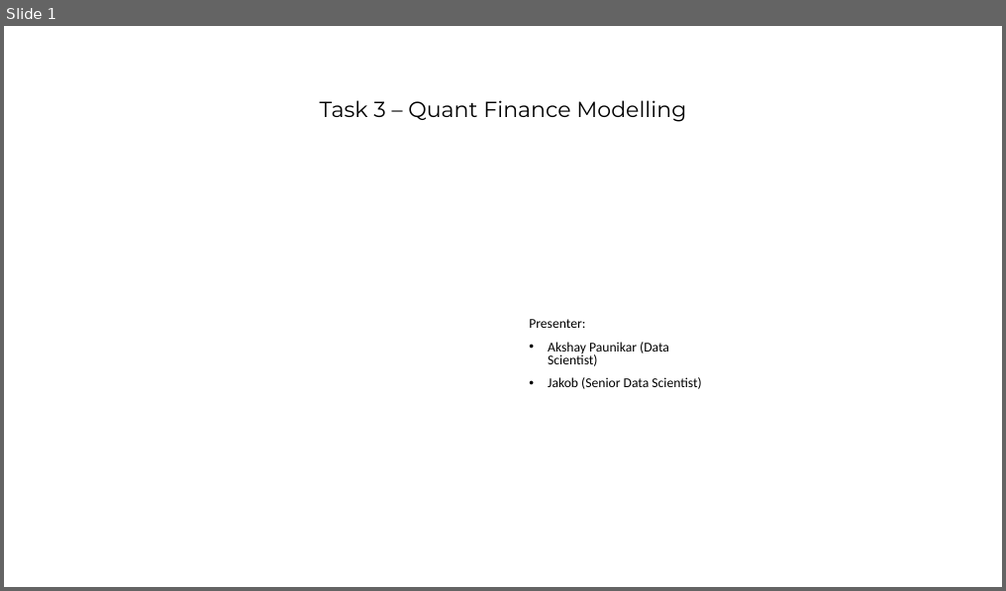
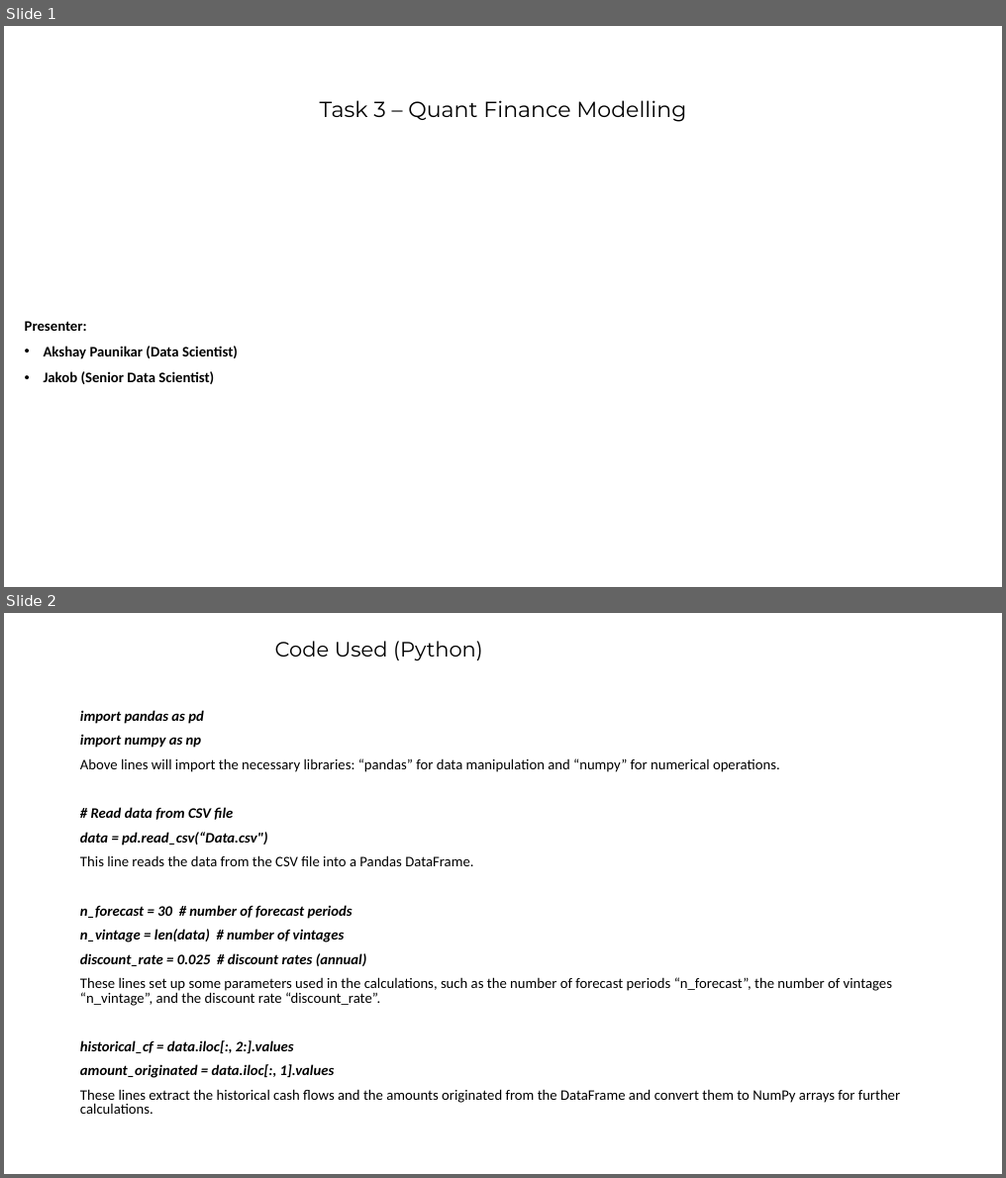
Before and after one commit to Akshay-Paunikar/Forage_Virtual_Internship_Program, a slide deck: PWC - Digital Intelligence/Task 3 - Quant Finance Modelling/Task_3_Quant_Finance_Modelling.pptx. Shown one above the other, each under a label of ours: slide 1 before the commit, slides 1 and 2 after it. The pictures are 1006x591 and 1006x1178 pixels, drawn with LibreOffice and Linux fonts; fonts in the diff are those of the drawing; background and template pictures are left out. Boxes give left, top, right and bottom in pixels: in the first picture for what was removed or moved away, otherwise in the second. Text is boxed around its words. In the diff, an @@ line names an element or a change of style, - is before the commit and + after.

```diff
--- a/PWC - Digital Intelligence/Task 3 - Quant Finance Modelling/Task_3_Quant_Finance_Modelling.pptx
+++ b/PWC - Digital Intelligence/Task 3 - Quant Finance Modelling/Task_3_Quant_Finance_Modelling.pptx
@@ slide 2 added at (4,613,1002,1174), background #FFFFFF @@
@@ title added at (275,641,483,661), 20 pt, text #000000 @@
+Code Used (Python)
@@ text added at (80,710,900,1114), 14 pt, text #000000 @@
+import pandas as pd
+import numpy as np
+Above lines will import the necessary libraries: “pandas” for data manipulation and “numpy” for numerical operations.
+# Read data from CSV file
+data = pd.read_csv(“Data.csv")
+This line reads the data from the CSV file into a Pandas DataFrame.
+n_forecast = 30 # number of forecast periods
+n_vintage = len(data) # number of vintages
+discount_rate = 0.025 # discount rates (annual)
+These lines set up some parameters used in the calculations, such as the number of forecast periods “n_forecast”, the number of vintages “n_vintage”, and the discount rate “discount_rate”.
+historical_cf = data.iloc[:, 2:].values
+amount_originated = data.iloc[:, 1].values
+These lines extract the historical cash flows and the amounts originated from the DataFrame and convert them to NumPy arrays for further calculations.
@@ slide 1 changed as well @@
@@ text "Presenter:": place and size @@
-text "Presenter:" at (529,319,701,389)
+text "Presenter:" at (25,321,238,384)
@@ text "Presenter:" at (25,321,238,384): size 12.9 to 14 pt, bold on; line spacing 0.8 to 0.9 @@
```
Also in this commit, not shown: 3 other slides added, 2 other files.
